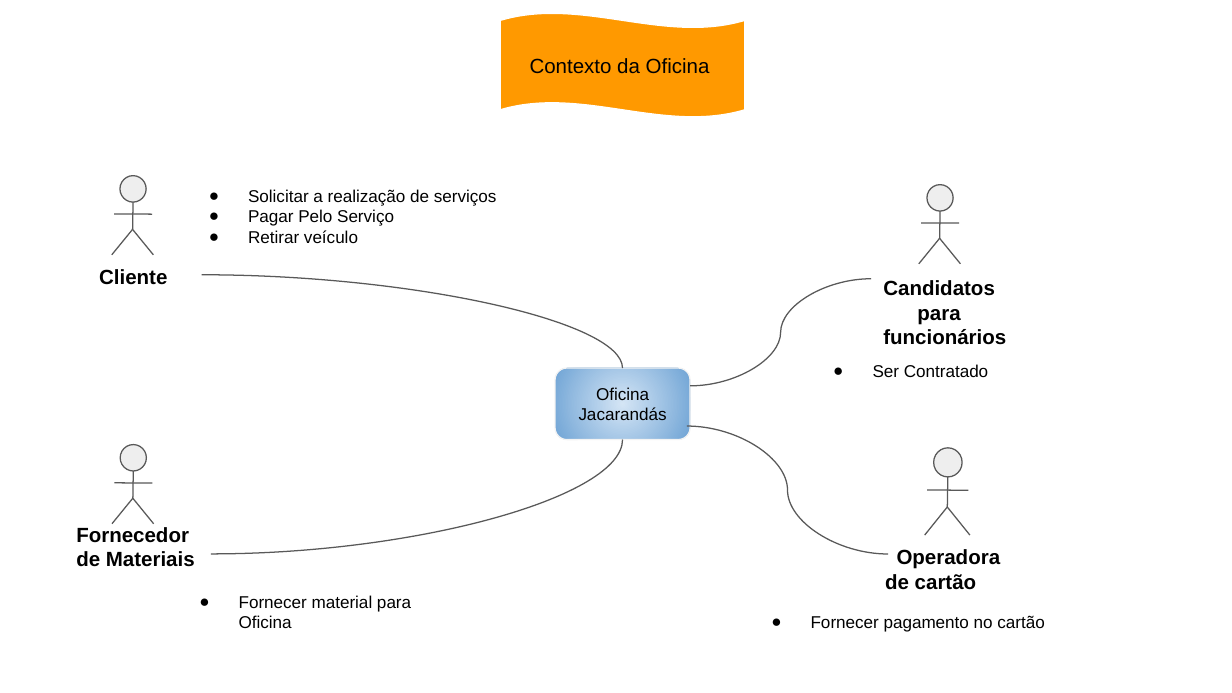
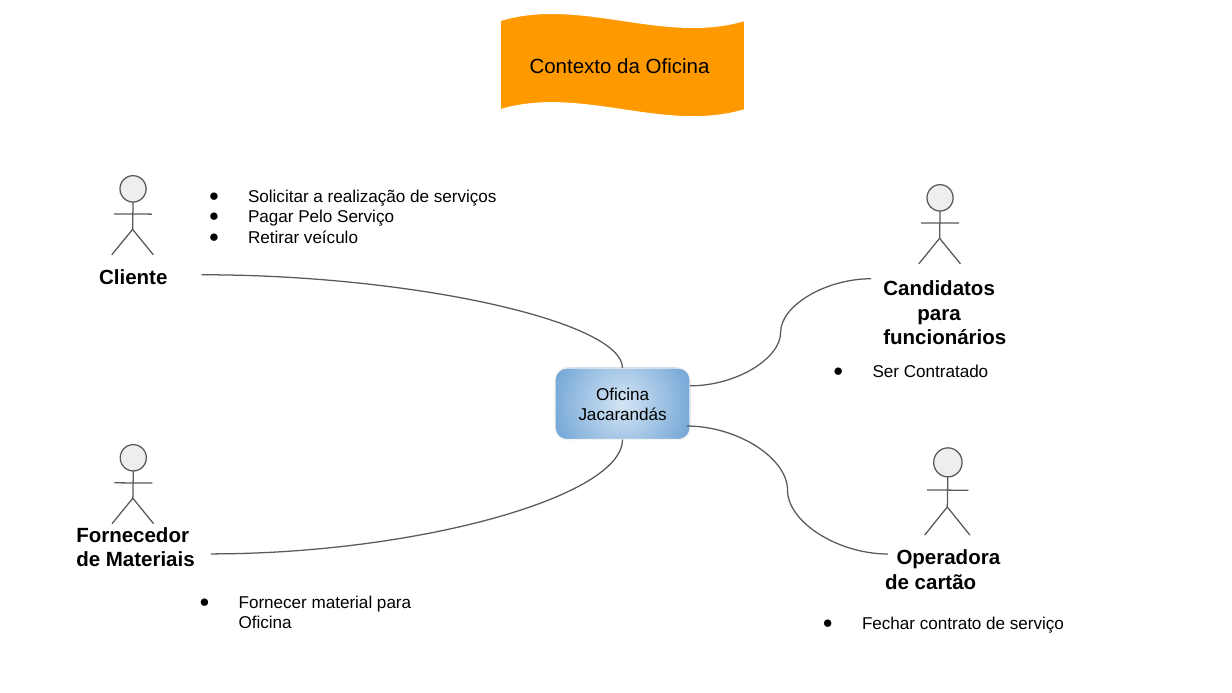
Before and after one commit to victorkok/OPE-Oficina-Mecanica, a slide deck: slide 1 of Artefatos/15.Arquitetura de Negócio para cada Cenário Oficina Jacarandás.pptx. Drawn at 1232x693 pixels with LibreOffice and Linux fonts; fonts in the diff are those of the drawing. Boxes give left, top, right and bottom in pixels: in the first picture for what was removed or moved away, otherwise in the second. Text is boxed around its words. In the diff, an @@ line names an element or a change of style, - is before the commit and + after.

```diff
--- a/Artefatos/15.Arquitetura de Negócio para cada Cenário Oficina Jacarandás.pptx
+++ b/Artefatos/15.Arquitetura de Negócio para cada Cenário Oficina Jacarandás.pptx
@@ text at bbox=[862, 616, 1064, 633]: text changed @@
-● Fornecer pagamento no cartão
+● Fechar contrato de serviço
```
Also in this commit, not shown: 6 other slides changed, 4 other files.
